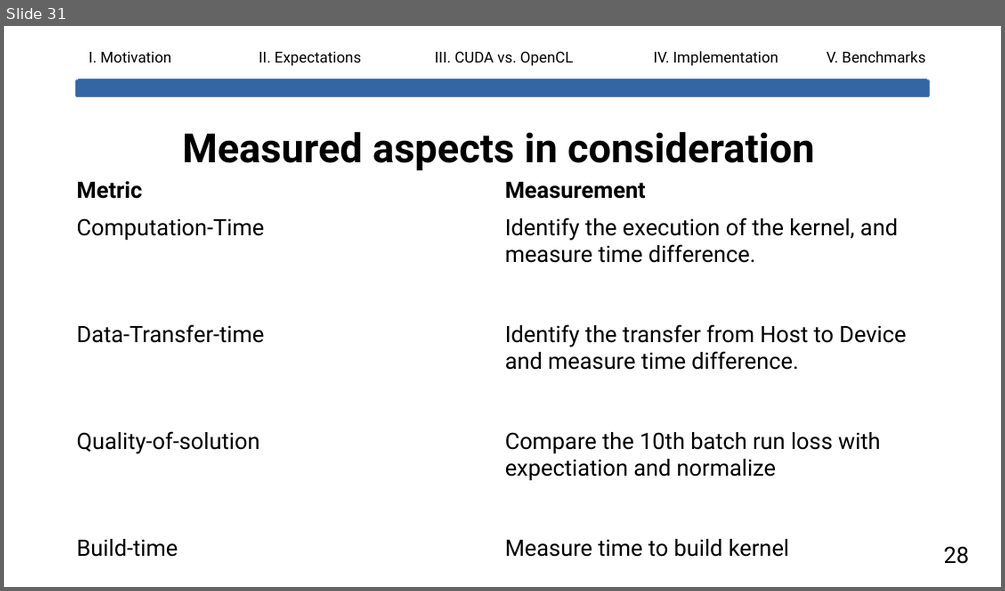
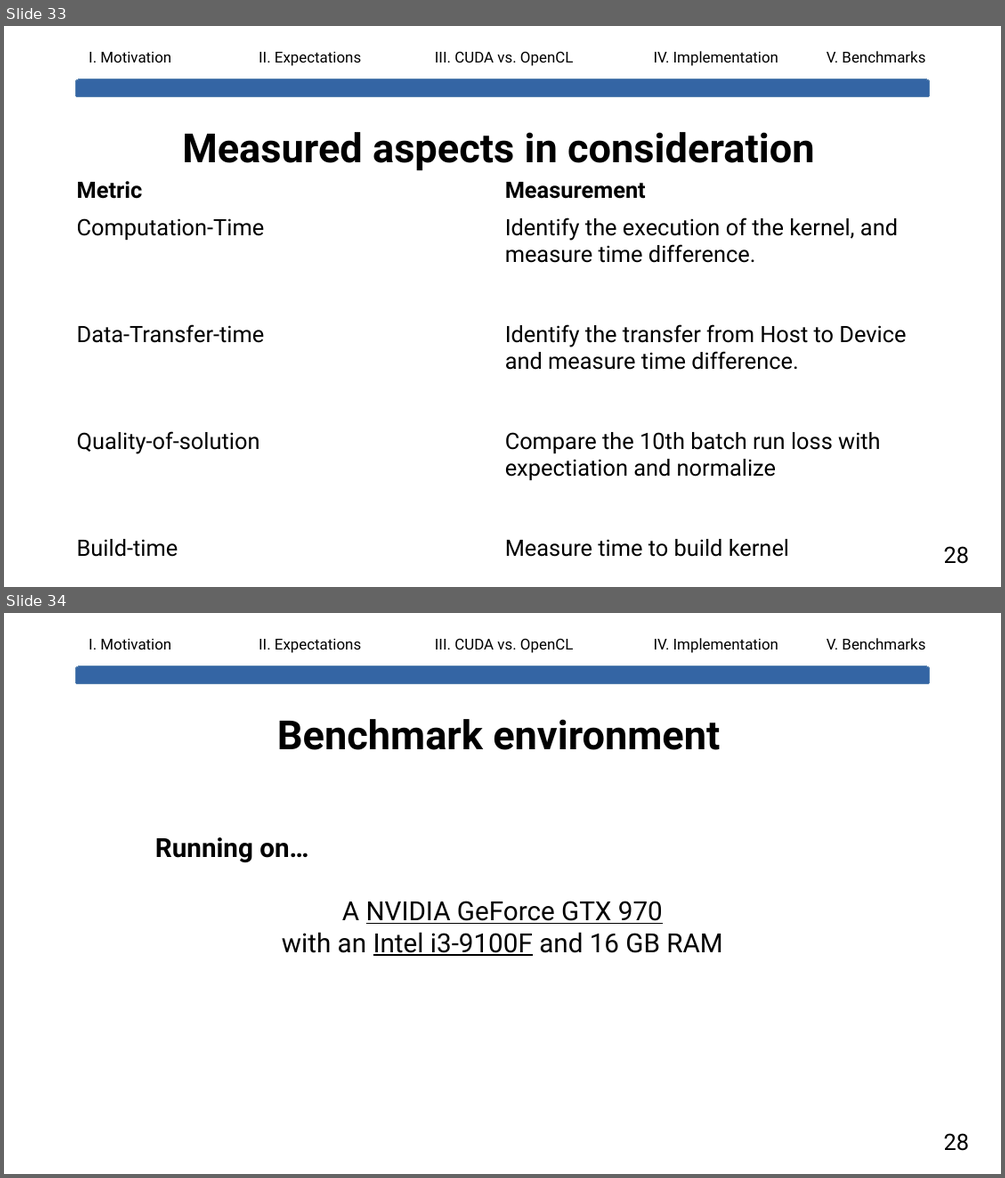
Before and after one commit to lhahner/opti-perf, a slide deck: docs/presentation/final-presentation.odp. Shown one above the other, each under a label of ours: slide 31 before the commit, slides 33 and 34 after it. The pictures are 1005x591 and 1005x1178 pixels, drawn with LibreOffice and Linux fonts; fonts in the diff are those of the drawing. Boxes give left, top, right and bottom in pixels: in the first picture for what was removed or moved away, otherwise in the second. Text is boxed around its words. In the diff, an @@ line names an element or a change of style, - is before the commit and + after.

Commit message:
adds more details about benchmark specification

```diff
--- a/docs/presentation/final-presentation.odp
+++ b/docs/presentation/final-presentation.odp
@@ slide 34 added at (4, 613, 1001, 1174), background #FFFFFF @@
@@ text added at (89, 639, 171, 649), 12 pt, text #000000 @@
+I. Motivation
@@ text added at (259, 639, 361, 653), 12 pt, text #000000 @@
+II. Expectations
@@ text added at (435, 638, 574, 653), 12 pt, text #000000 @@
+III. CUDA vs. OpenCL
@@ text added at (654, 638, 778, 653), 12 pt, text #000000 @@
+IV. Implementation
@@ text added at (826, 638, 925, 649), 12 pt, text #000000 @@
+V. Benchmarks
@@ rounded rectangle added at (75, 666, 930, 684), fill #3465A4, outline #5983B0 0 pt @@
@@ title added at (277, 719, 720, 750), 32 pt, text #000000, bold @@
+Benchmark environment
@@ text added at (155, 837, 722, 956), 21 pt, text #000000, underline @@
+Running on…
+A NVIDIA GeForce GTX 970
+with an Intel i3-9100F and 16 GB RAM
@@ text added at (944, 1133, 970, 1151), 18 pt, text #000000 @@
+28
@@ what was slide 31 is now slide 33 @@
```
Also in this commit, not shown: 5 slides changed, 2 other slides added, 3 other files.
